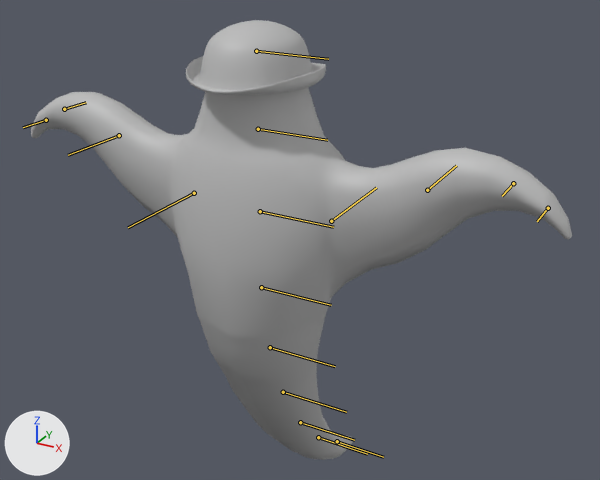
Two versions of the FBX model Assets/_ParanormalEviction/_Animations/Ghost.fbx, one commit apart.
The view is the same before and after, from a camera (50 mm lens) standing at (1.134, -1.832, 2.29) and looking at (-0.031, 0.286, 1.232). The lights are fixed; the arrows at lower left show +X, +Y and +Z. Both versions are drawn at frame 8 of the action '_idle'; the numbers are the values there. The bones that bend it are drawn over the model as lines.

Names of what the first picture shows: 'Ghost'.
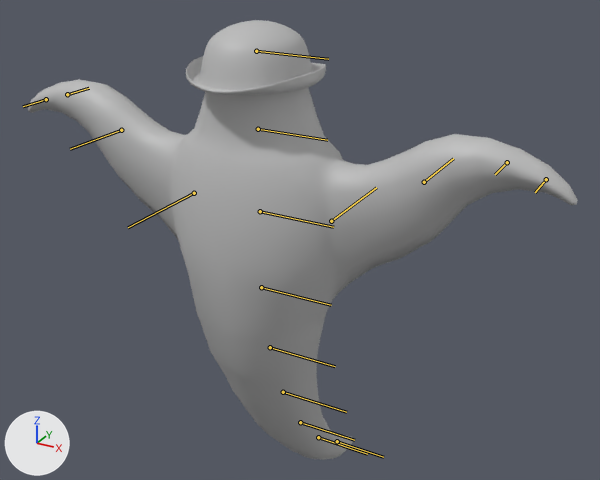
Location of each change, [x1, y1, x2, y2] in pixels of the pictures (600 x 480 px):
'Ghost', posed: before [31, 20, 572, 460]; after [28, 20, 578, 460]
bone 'Elbow_L', root to tip: before (119, 135) to (68, 155); after (121, 130) to (70, 149)
bone 'Wrist_L', root to tip: before (64, 109) to (86, 102); after (67, 94) to (89, 88)
bone 'Elbow_R', root to tip: before (427, 190) to (456, 165); after (424, 182) to (453, 158)
bone 'Wrist_R', root to tip: before (513, 183) to (502, 196); after (507, 162) to (495, 174)

The change in detail:
Bone 'Sholder_L' (bone_sholder_l) turns from (0, 1, 0) to (0, -4, 0) degrees about its own x, y and z.
Bone 'Elbow_L' (bone_elbow_l) turns from (0, 1, 0) to (0, -4, 0) degrees about its own x, y and z.
Bone 'Wrist_L' (bone_wrist_l) turns from (0, -1, 0) to (0, 4, 0) degrees about its own x, y and z.
Bone 'Sholder_R' (bone_sholder_r) turns from (0, 1, 0) to (0, -4, 0) degrees about its own x, y and z.
Bone 'Elbow_R' (bone_elbow_r) turns from (0, 1, 0) to (0, -4, 0) degrees about its own x, y and z.
Bone 'Wrist_R' (bone_wrist_r) turns from (0, -1, 0) to (0, 4, 0) degrees about its own x, y and z.
